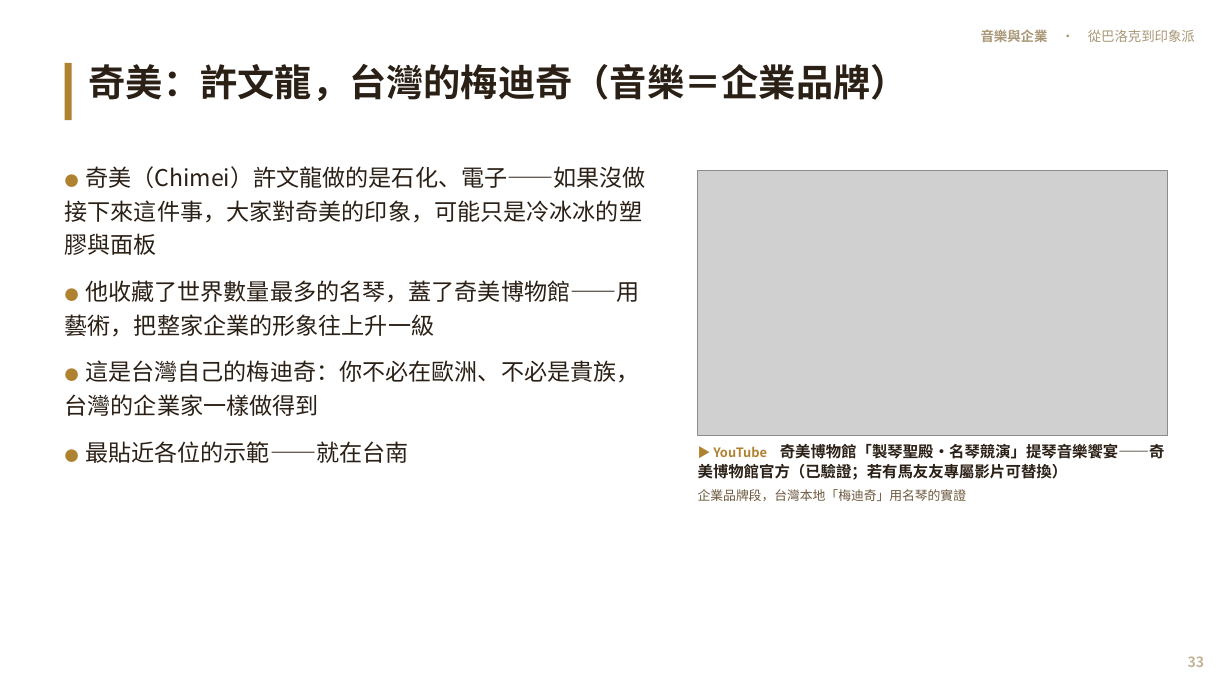
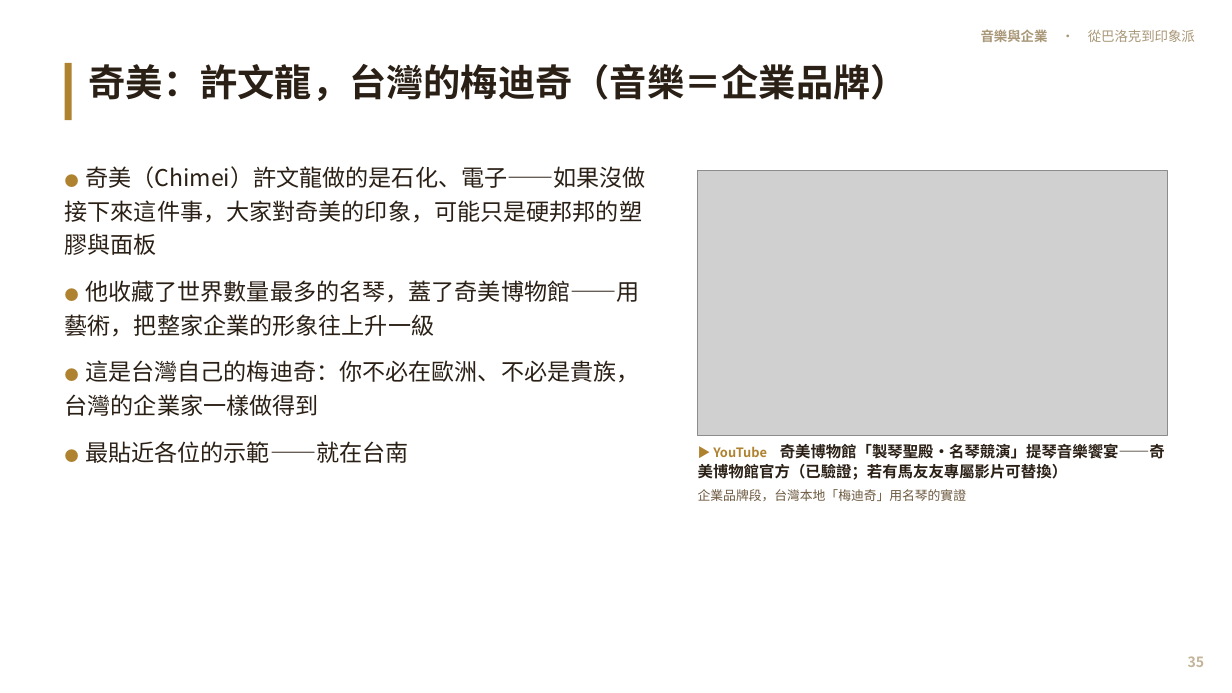
Before and after one commit to kblab2024/music-business-lecture, a slide deck: slide 35 of docs/downloads/音樂與企業-投影片.pptx (slide 33 before the commit). Drawn at 1232x693 pixels with LibreOffice and Linux fonts; fonts in the diff are those of the drawing; grey boxes stand for pictures. Boxes give left, top, right and bottom in pixels: in the first picture for what was removed or moved away, otherwise in the second. Text is boxed around its words. In the diff, an @@ line names an element or a change of style, - is before the commit and + after.

```diff
--- a/docs/downloads/音樂與企業-投影片.pptx
+++ b/docs/downloads/音樂與企業-投影片.pptx
@@ text at (65, 166, 646, 255): text changed @@
-● 奇美（Chimei）許文龍做的是石化、電子——如果沒做接下來這件事，大家對奇美的印象，可能只是冷冰冰的塑膠與面板
+● 奇美（Chimei）許文龍做的是石化、電子——如果沒做接下來這件事，大家對奇美的印象，可能只是硬邦邦的塑膠與面板
@@ text at (1188, 656, 1205, 667): text changed @@
-33
+35
```
Also in this commit, not shown: 47 other slides changed, 2 slides added, 30 other files.
